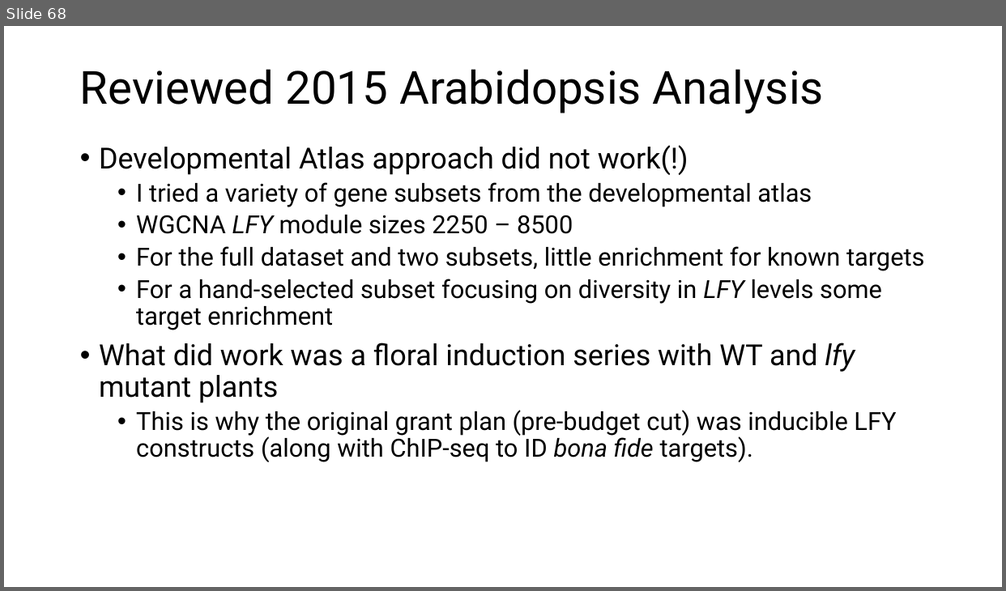
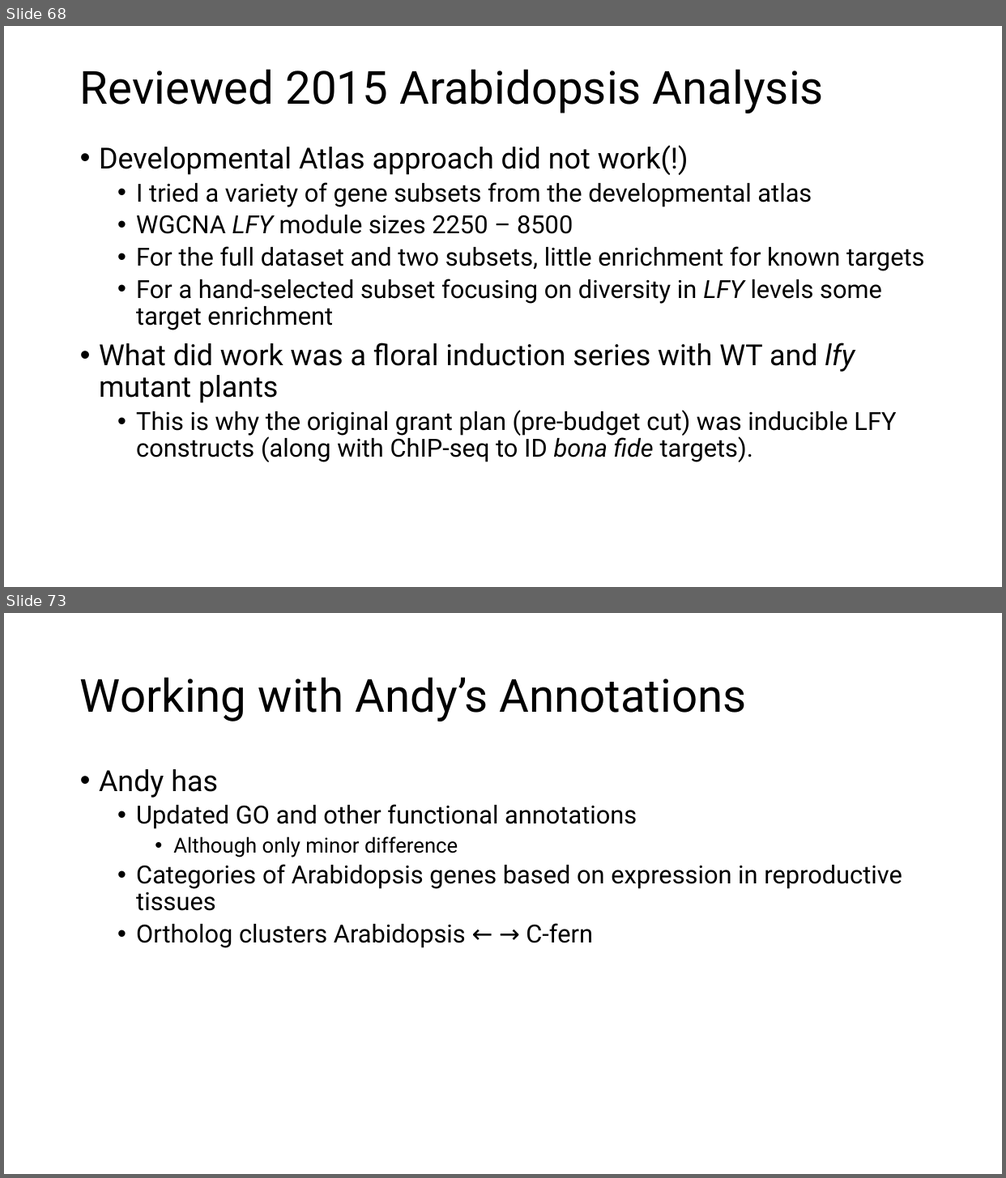
Before and after one commit to MaloofLab/McConnell-Ceratopteris-RNAseq, a slide deck: Presentation-2025-06-20.pptx. Shown one above the other, each under a label of ours: slide 68 before the commit, slides 68 and 73 after it; the slides between them are not shown. The pictures are 1006x591 and 1006x1178 pixels, drawn with LibreOffice and Linux fonts; fonts in the diff are those of the drawing. Boxes give left, top, right and bottom in pixels: in the first picture for what was removed or moved away, otherwise in the second. Text is boxed around its words. In the diff, an @@ line names an element or a change of style, - is before the commit and + after.

Commit message:
Intersection of results with Plackett A.t. reproductive sets

```diff
--- a/Presentation-2025-06-20.pptx
+++ b/Presentation-2025-06-20.pptx
@@ slide 73 added at [4,613,1002,1174], background #FFFFFF @@
@@ title added at [80,677,746,722], 44 pt, text #000000 @@
+Working with Andy’s Annotations
@@ text added at [99,769,902,948], 24 pt, text #000000 @@
+• Andy has
+  • Updated GO and other functional annotations
+    • Although only minor difference
+  • Categories of Arabidopsis genes based on expression in reproductive tissues
+  • Ortholog clusters Arabidopsis ← → C-fern
```
Also in this commit, not shown: 9 other slides added, 15 other files.
